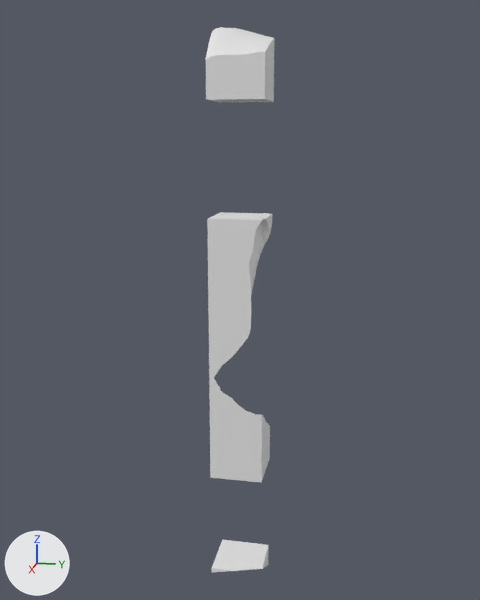
The glTF model assets/terrain/surface_pieces/surf_38_8.glb as it was, and as the next commit left it.
Both versions are drawn from a camera (50 mm lens) standing at (141.8, 79.3, -13.0) and looking at (81.8, 67.3, -28.0). Arrows for +X, +Y and +Z are at lower left; the lights stay in place. The picture after the commit comes second. Where no turn or scale is listed for an object, it has been applied to the vertices.

In view in the first picture: 'layer_1', 'layer_11', 'layer_4', 'layer_5', 'layer_6', 'layer_7', 'layer_8' and 1 more.
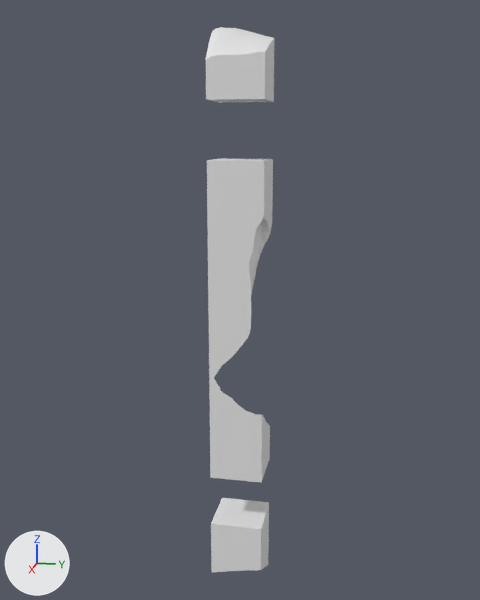
Where the change shows, as pixel boxes (x1, y1, x2, y2) in the pictures (480 x 600 px):
'layer_3', added: after (207, 159, 273, 220)
'layer_10', added: after (211, 498, 269, 571)
'layer_11', unchanged, covered by the edit: before (211, 539, 269, 573); after (211, 545, 269, 573)

Edits to the bpy script that builds the scene:
```text
Add me_layer_10:
    me_layer_10.from_pydata(...)  # 31 vertices, 58 faces; spans x 80.0..85.0, y 65.0..70.0, z -55.0..-50.0
Add me_layer_3:
    me_layer_3.from_pydata([(80.0, 70.0, -20.0), (80.0, 65.0, -20.0), (80.0, 70.0, -15.0), (80.0, 65.0, -15.0), (84.12, 70.0, -20.0), (84.47, 69.85, -20.0), (84.46, 70.0, -19.9), (84.61, 69.79, -20.0), (85.0, 69.86, -20.0), (85.0, 69.97, -19.76), (85.0, 70.0, -19.73), (85.0, 65.0, -20.0), (85.0, 70.0, -15.0), (85.0, 65.0, -15.0)], [], [(1, 2, 0), (3, 1, 11), (0, 2, 12), (2, 1, 3), (4, 0, 12), (6, 5, 4), (6, 7, 5), (6, 9, 7), (6, 10, 9), (9, 8, 7), (6, 4, 12), (6, 12, 10), (10, 13, 9), (9, 13, 8), (11, 8, 13), (10, 12, 13), (11, 13, 3), (1, 0, 4), (2, 3, 13), (1, 4, 5), (1, 5, 7), (11, 7, 8), (11, 1, 7), (12, 2, 13)])
Add ob_layer_10:
    ob_layer_10 = bpy.data.objects.new('layer_10', me_layer_10)
    ob_layer_10.location = (0.0, 0.0, 0.0)
Add ob_layer_3:
    ob_layer_3 = bpy.data.objects.new('layer_3', me_layer_3)
    ob_layer_3.location = (0.0, 0.0, 0.0)
```
